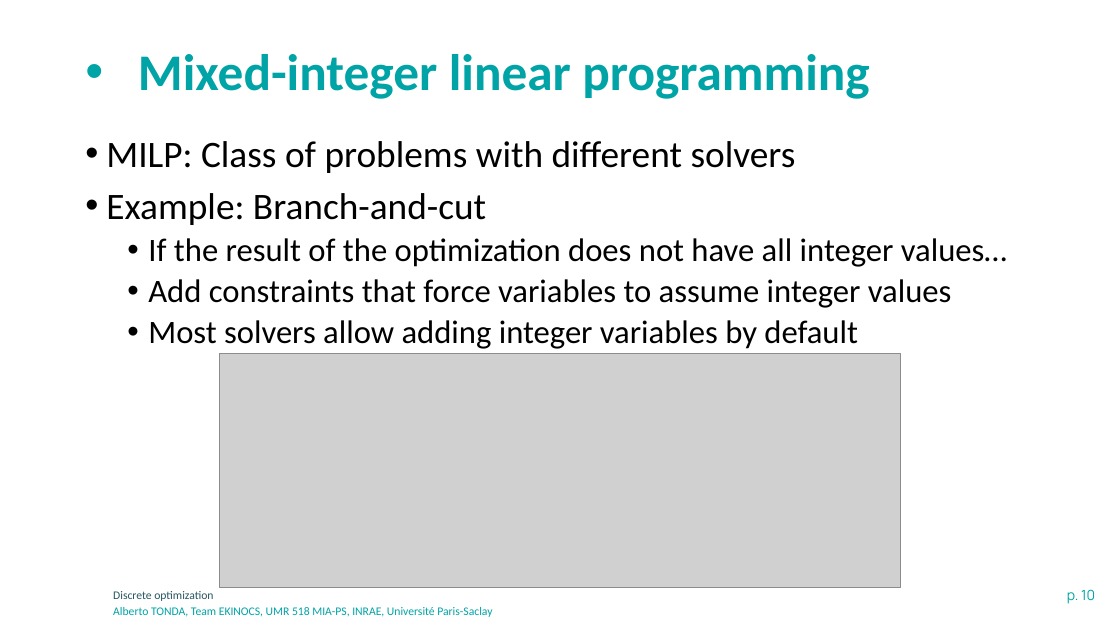
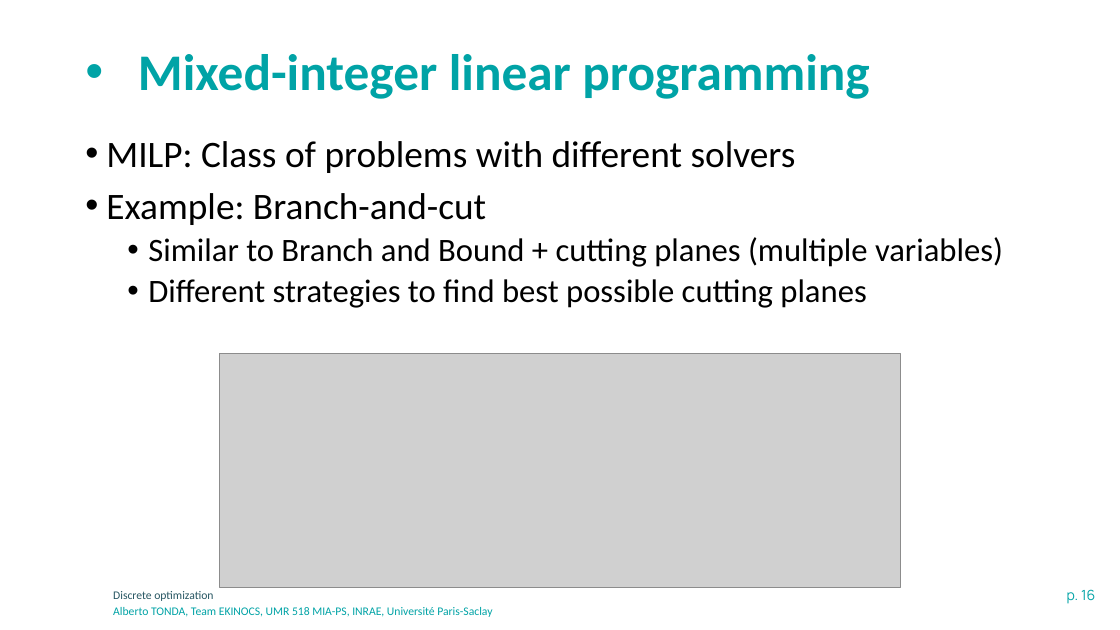
Before and after one commit to albertotonda/teaching, a slide deck: slide 16 of optimization-methods-for-artificial-intelligence/optimization-discrete.pptx (slide 10 before the commit). Drawn at 1120x630 pixels with LibreOffice and Linux fonts; fonts in the diff are those of the drawing; grey boxes stand for pictures; background and template pictures are left out. Boxes give left, top, right and bottom in pixels: in the first picture for what was removed or moved away, otherwise in the second. Text is boxed around its words. In the diff, an @@ line names an element or a change of style, - is before the commit and + after.

```diff
--- a/optimization-methods-for-artificial-intelligence/optimization-discrete.pptx
+++ b/optimization-methods-for-artificial-intelligence/optimization-discrete.pptx
@@ text at <box>148,237,1003,308</box>: text changed @@
-  • If the result of the optimization does not have all integer values…
-  • Add constraints that force variables to assume integer values
-  • Most solvers allow adding integer variables by default
+  • Similar to Branch and Bound + cutting planes (multiple variables)
+  • Different strategies to find best possible cutting planes
@@ page number at <box>1067,589,1095,604</box>: text changed @@
-p. 10
+p. 16
```
Also in this commit, not shown: 2 other slides changed, 6 slides added, 14 other files.
